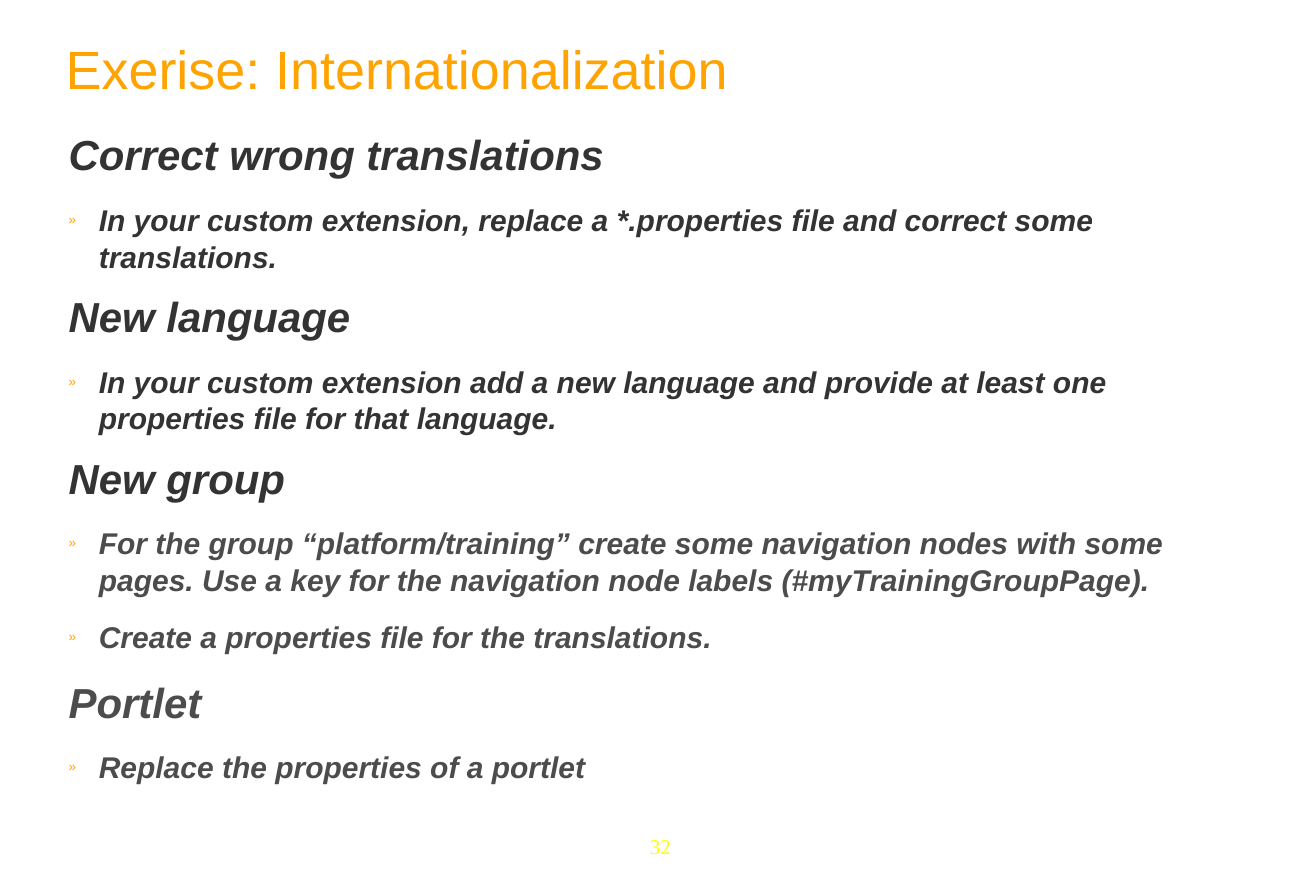
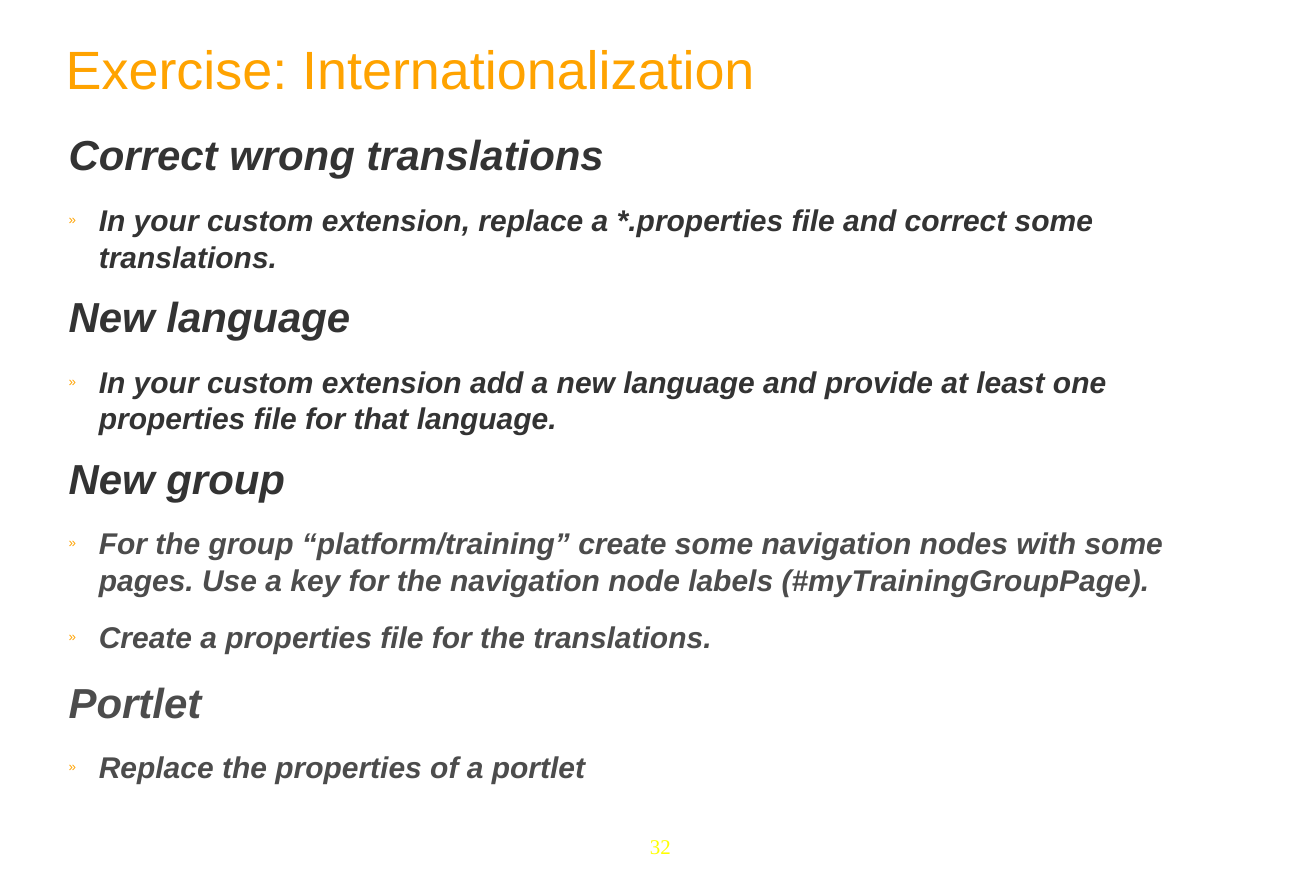
Before and after one commit to anhvurz90/training, a slide deck: slide 32 of slides/exo-developer/en/210-Portal-configuration-XDev-en.ppt. Drawn at 1316x891 pixels with LibreOffice and Linux fonts; fonts in the diff are those of the drawing; background and template pictures are left out. Boxes give left, top, right and bottom in pixels: in the first picture for what was removed or moved away, otherwise in the second. Text is boxed around its words. In the diff, an @@ line names an element or a change of style, - is before the commit and + after.

```diff
--- a/slides/exo-developer/en/210-Portal-configuration-XDev-en.ppt
+++ b/slides/exo-developer/en/210-Portal-configuration-XDev-en.ppt
@@ text at (66, 50, 754, 90): text changed @@
-Exerise: Internationalization
+Exercise: Internationalization
```
Also in this commit, not shown: 1 other slide changed, 1 other file.
